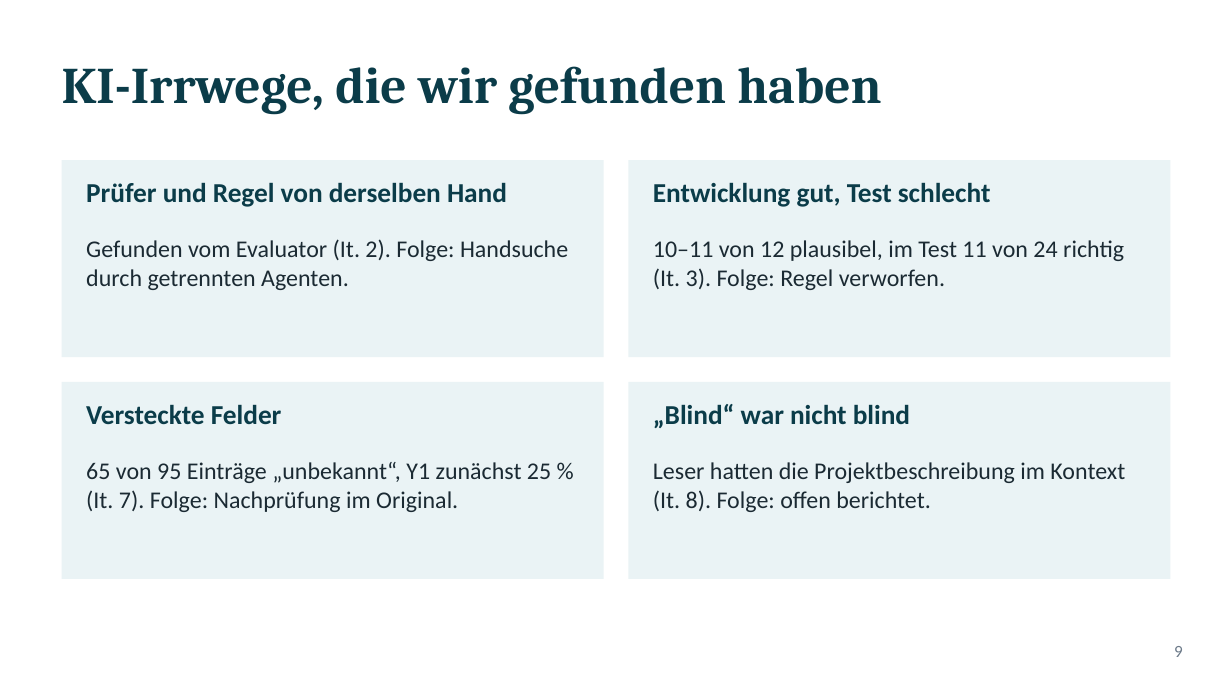
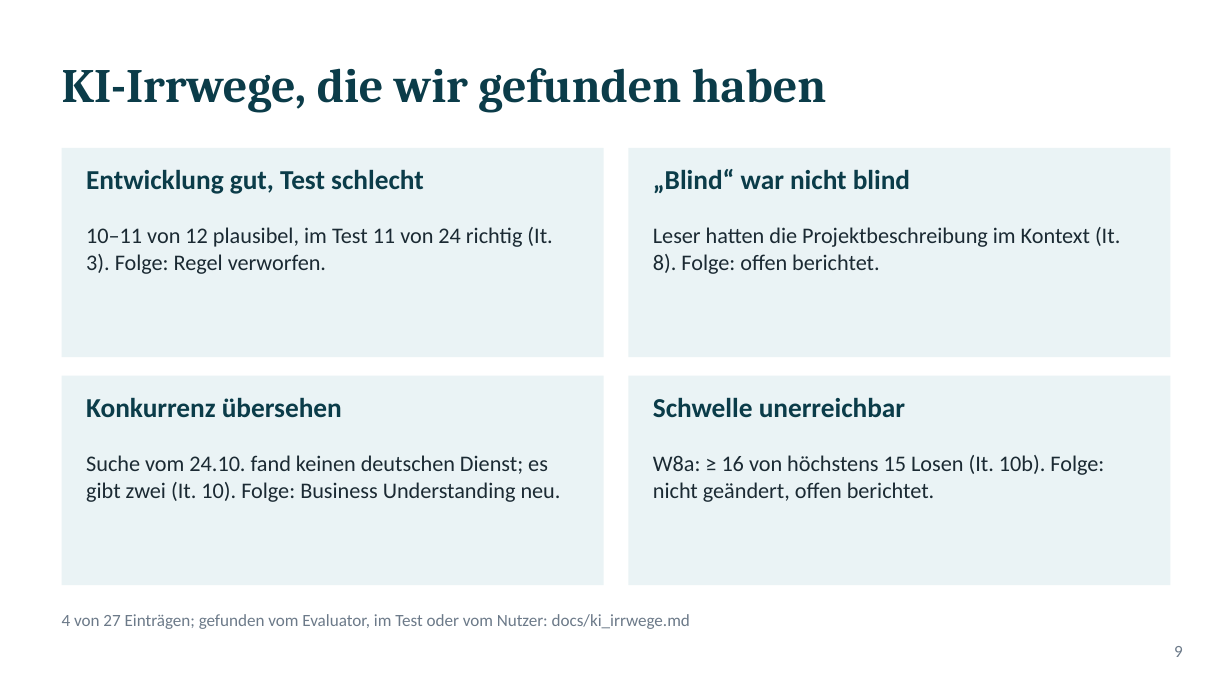
Before and after one commit to ludwigrichthammer9-web/vergabe_radar, a slide deck: slide 9 of docs/vortrag/vortrag_vergabe_radar.pptx. Drawn at 1232x693 pixels with LibreOffice and Linux fonts; fonts in the diff are those of the drawing. Boxes give left, top, right and bottom in pixels: in the first picture for what was removed or moved away, otherwise in the second. Text is boxed around its words. In the diff, an @@ line names an element or a change of style, - is before the commit and + after.

```diff
--- a/docs/vortrag/vortrag_vergabe_radar.pptx
+++ b/docs/vortrag/vortrag_vergabe_radar.pptx
@@ title "KI-Irrwege, die wir gefunden haben" at bbox=[62, 68, 826, 112]: size 30 to 28 pt @@
@@ rectangle: place and size @@
-rectangle at bbox=[62, 160, 604, 357]
+rectangle at bbox=[62, 148, 604, 357]
@@ rectangle: place and size @@
-rectangle at bbox=[628, 160, 1170, 357]
+rectangle at bbox=[628, 148, 1170, 357]
@@ text "Entwicklung gut, Test schlecht": place and size @@
-text "Entwicklung gut, Test schlecht" at bbox=[653, 182, 991, 207]
+text "Entwicklung gut, Test schlecht" at bbox=[86, 169, 424, 194]
@@ text "„Blind“ war nicht blind": place and size @@
-text "„Blind“ war nicht blind" at bbox=[653, 404, 910, 428]
+text "„Blind“ war nicht blind" at bbox=[653, 169, 910, 193]
@@ text removed at bbox=[86, 182, 507, 207] @@
-Prüfer und Regel von derselben Hand
@@ text at bbox=[86, 227, 552, 274]: text changed; size 14 to 13 pt @@
-Gefunden vom Evaluator (It. 2). Folge: Handsuche durch getrennten Agenten.
+10–11 von 12 plausibel, im Test 11 von 24 richtig (It. 3). Folge: Regel verworfen.
@@ text at bbox=[653, 227, 1120, 274]: text changed; size 14 to 13 pt @@
-10–11 von 12 plausibel, im Test 11 von 24 richtig (It. 3). Folge: Regel verworfen.
+Leser hatten die Projektbeschreibung im Kontext (It. 8). Folge: offen berichtet.
@@ rectangle: place and size @@
-rectangle at bbox=[62, 382, 604, 579]
+rectangle at bbox=[62, 376, 604, 585]
@@ rectangle: place and size @@
-rectangle at bbox=[628, 382, 1170, 579]
+rectangle at bbox=[628, 376, 1170, 585]
@@ text at bbox=[86, 397, 342, 418]: text changed @@
-Versteckte Felder
+Konkurrenz übersehen
@@ text added at bbox=[653, 397, 905, 418], 16 pt, text #0B3C49, bold @@
+Schwelle unerreichbar
@@ text at bbox=[86, 455, 561, 502]: text changed; size 14 to 13 pt @@
-65 von 95 Einträge „unbekannt“, Y1 zunächst 25 % (It. 7). Folge: Nachprüfung im Original.
+Suche vom 24.10. fand keinen deutschen Dienst; es gibt zwei (It. 10). Folge: Business Understanding neu.
@@ text at bbox=[653, 455, 1104, 502]: text changed; size 14 to 13 pt @@
-Leser hatten die Projektbeschreibung im Kontext (It. 8). Folge: offen berichtet.
+W8a: ≥ 16 von höchstens 15 Losen (It. 10b). Folge: nicht geändert, offen berichtet.
@@ text added at bbox=[62, 614, 690, 629], 10 pt, text #6C7A89 @@
+4 von 27 Einträgen; gefunden vom Evaluator, im Test oder vom Nutzer: docs/ki_irrwege.md
```
Also in this commit, not shown: 8 other slides changed, 3 slides added, 3 slides removed, 1 other file.
